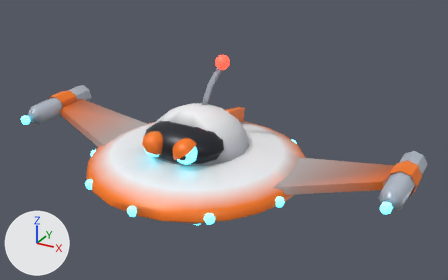
A saved change to the glTF model assets/models/enemies/flyer_space.glb.
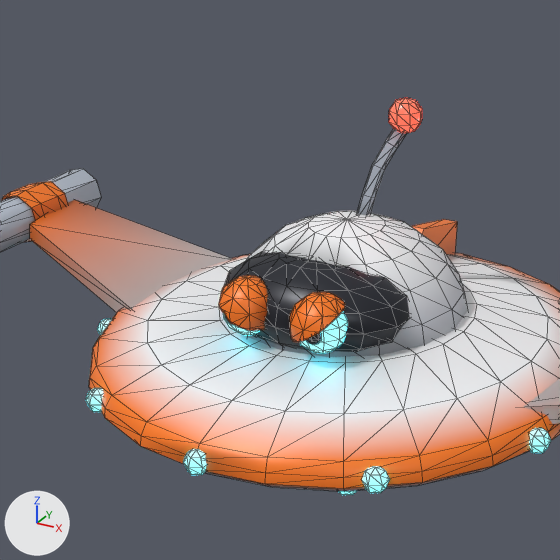
Old and new are each drawn whole from a 50 mm lens placed at (0.963, -1.574, 0.898), pointed at (0.08, 0.032, 0.095) and again close up on the part from 11% to 64% of the width and 5% to 90% of the height. The axes (+X, +Y, +Z) are drawn at lower left. The lights are the same throughout. The last two pictures show the newer version. The close-ups show mesh edges as thin lines. Where no turn or scale is listed for an object, it has been applied to the vertices. Vertices at exactly the same position are counted once.

The first close-up shows 'body', 'wing_L', 'wing_R'.
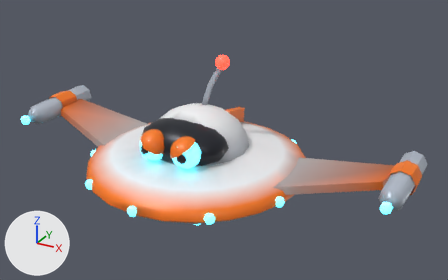
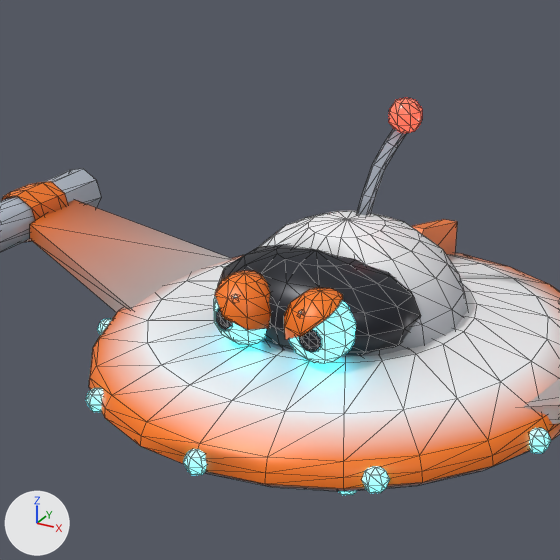
Pixel boxes [x1, y1, x2, y2] of what changed, in the close-ups (560 x 560 px; the box of a moved part takes in the faces that stretch with it):
part 1 of me_body, moved or reshaped: before [306, 333, 321, 345]; after [299, 330, 322, 352]
part 2 of me_body, moved or reshaped (mostly hidden before): before [225, 316, 233, 325]; after [215, 308, 233, 331]
part 3 of me_body, added (cyan): after [289, 300, 356, 364]
part 4 of me_body, added (cyan): after [214, 298, 266, 345]
part 5 of me_body, rebuilt (mostly hidden before): before [223, 313, 260, 335]; after [215, 271, 271, 330]
part 6 of me_body, rebuilt: before [300, 311, 348, 353]; after [284, 287, 343, 339]
part 7 of me_body, deleted (orange): before [289, 292, 345, 342]
part 8 of me_body, deleted (orange): before [219, 275, 268, 331]
part 9 of me_body, moved or reshaped: before [224, 251, 410, 352]; after [218, 244, 421, 356]
part 10 of me_body, recoloured: [208, 242, 440, 396] in both

Patch to the scene script:
```diff
--- a/assets/models/enemies/flyer_space.glb.py
+++ b/assets/models/enemies/flyer_space.glb.py
@@ me_body @@
 # used by ob_body; location = (0.0, 0.0, 0.0)
-me_body.from_pydata(...)  # 1218 vertices, 2302 faces; spans x -0.362..0.362, y -0.375..0.375, z -0.114..0.353
+me_body.from_pydata(...)  # 1202 vertices, 2270 faces; spans x -0.362..0.362, y -0.375..0.375, z -0.114..0.353
+# me_body part 1: the loose piece of 34 vertices spanning x 0.05..0.074, y -0.194..-0.184, z 0.109..0.135 is scaled about its middle by 1.28, then moved by (0.004, -0.011, -0.002)
+# me_body part 2: the loose piece of 34 vertices spanning x -0.074..-0.05, y -0.194..-0.184, z 0.109..0.135 is scaled about its middle by 1.28, then moved by (-0.004, -0.011, -0.002)
+# me_body part 3: a new loose piece, a UV sphere (10 segments, 7 rings, poles along z) spanning x 0.015..0.101, y -0.205..-0.115, z 0.074..0.166, in mat_space_glow
+# me_body part 4: a new loose piece, a UV sphere (10 segments, 7 rings, poles along z) spanning x -0.101..-0.015, y -0.205..-0.115, z 0.074..0.166, in mat_space_glow
+# me_body part 5: the loose piece of 62 vertices spanning x -0.089..-0.023, y -0.193..-0.123, z 0.086..0.158 is rebuilt with 35 vertices and now spans x -0.089..-0.01, y -0.21..-0.121, z 0.11..0.172, in mat_space_hull
+# me_body part 6: the loose piece of 62 vertices spanning x 0.023..0.089, y -0.193..-0.123, z 0.086..0.158 is rebuilt with 35 vertices and now spans x 0.01..0.089, y -0.21..-0.121, z 0.11..0.172, in mat_space_hull
+# me_body part 7: the loose piece of 43 vertices spanning x 0.016..0.089, y -0.2..-0.12, z 0.104..0.165 is deleted
+# me_body part 8: the loose piece of 43 vertices spanning x -0.089..-0.016, y -0.2..-0.12, z 0.104..0.165 is deleted
+# me_body part 9: 98 vertices removed from x -0.136..0.136, y -0.172..0.012, z 0.049..0.181; 98 vertices added at x -0.146..0.146, y -0.172..0.012, z 0.043..0.187
+# me_body part 10: 42 kept faces spanning x -0.27..0.27, y -0.28..0.0, z 0.056..0.177 get new vertex colours
+# other edits to the shape of me_body do not show in these pictures
 me_body.materials.append(mat_space_hull)
```
